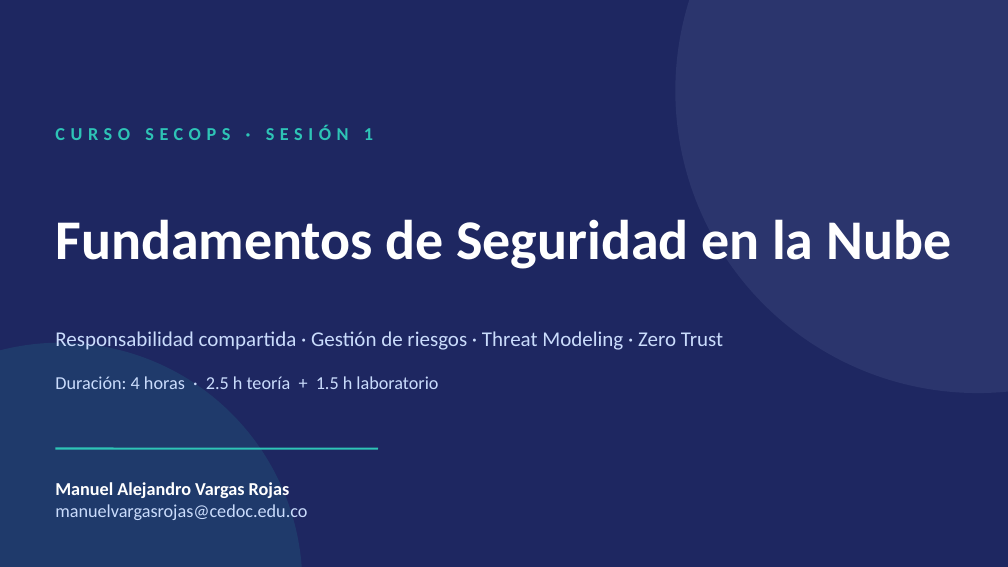
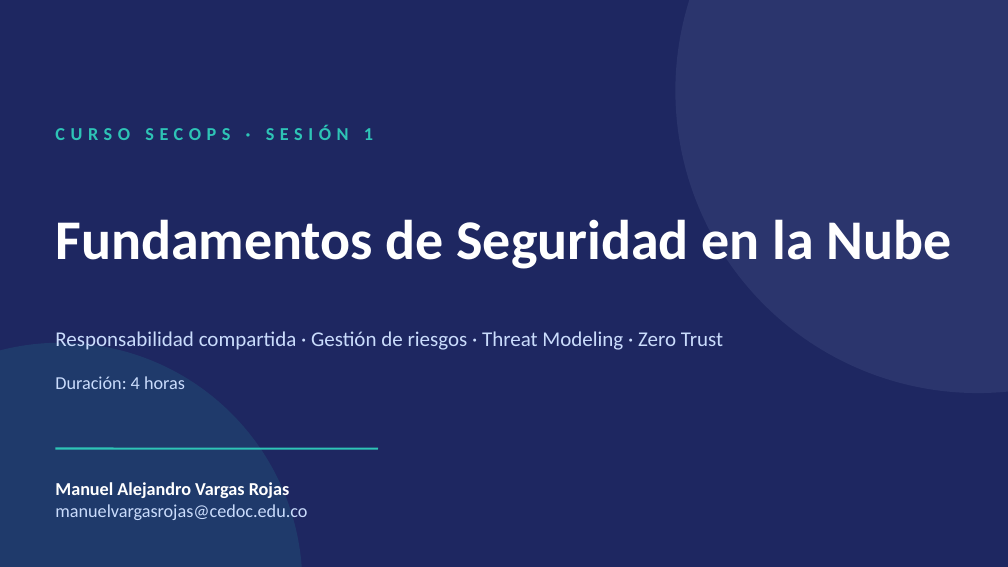
Before and after one commit to malevarro/DevSecOps2026, a slide deck: slide 1 of Presentaciones/Sesion1_SecOps.pptx. Drawn at 1008x567 pixels with LibreOffice and Linux fonts; fonts in the diff are those of the drawing. Boxes give left, top, right and bottom in pixels: in the first picture for what was removed or moved away, otherwise in the second. Text is boxed around its words. In the diff, an @@ line names an element or a change of style, - is before the commit and + after.

```diff
--- a/Presentaciones/Sesion1_SecOps.pptx
+++ b/Presentaciones/Sesion1_SecOps.pptx
@@ text at box(55, 376, 185, 389): text changed @@
-Duración: 4 horas · 2.5 h teoría + 1.5 h laboratorio
+Duración: 4 horas
```
Also in this commit, not shown: 5 other slides changed, 1 other file.
